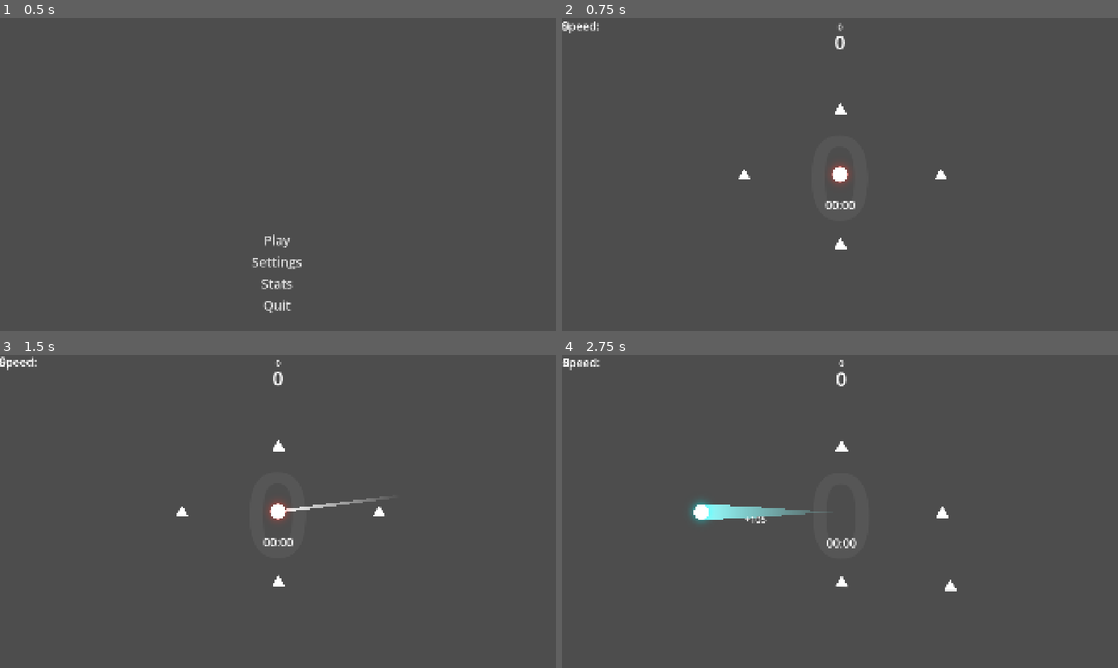
Above: before the commit, frames 1-4 (two rows, left to right).
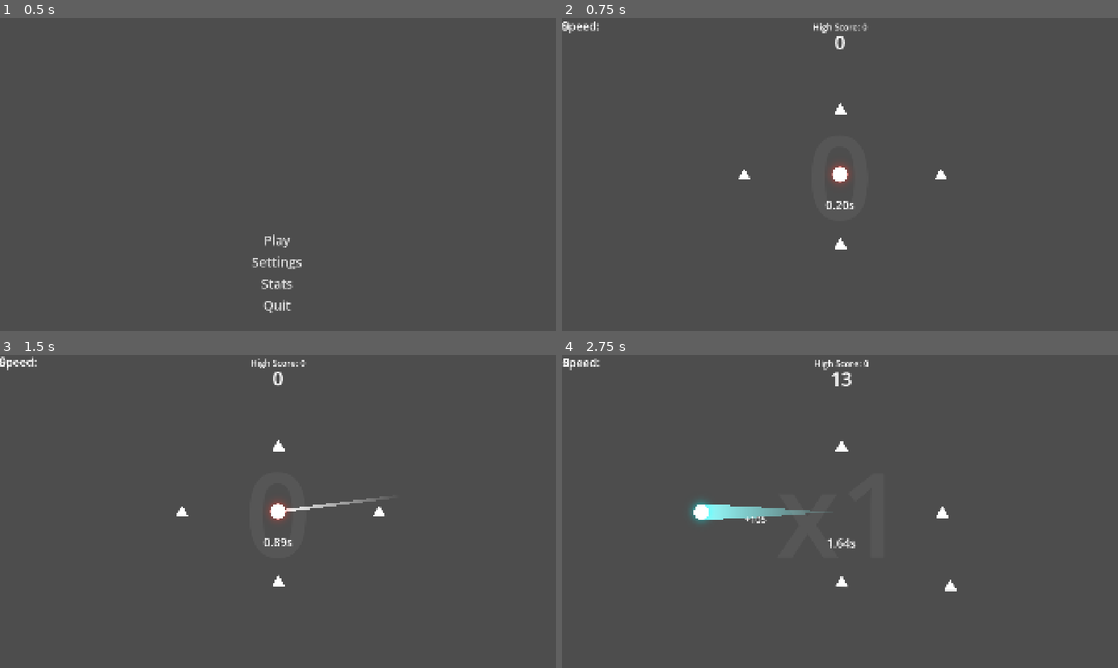
Above: after the commit, the same moments.

Repository: Yumei1010/Ball
Game: Godot game, scene res://Scene/main_menu.tscn
Two runs of this game, one before a commit and one after it. Both use one fixed random seed, a clock stepped at 60 frames per second and the inputs below.
Inputs (mouse positions are in pixels of both pictures, inside the frame that each line leads up to):
- Up to frame 1 (0.5 s): no input
- Up to frame 2 (0.75 s): click "Play" at 0.5 s
- Up to frame 3 (1.5 s): tap Enter at 1.25 s; move the mouse to (400, 495) at 1.27 s; hold Right (ui_right) from 1.28 s (still down); click (400, 495) at 1.42 s
- Up to frame 4 (2.75 s): release Right (ui_right) at 2 s; drag from (728, 527) to (840, 511) at 2.02 s

Frame 1 is identical in both runs. In frame 2, 0.2% of the frame differs, in the area x 45-56%, y 1-62%; in frame 3, 0.2%; in frame 4, 0.4%.
Error before the commit: Parse Error: Identifier "speed_value_label" not declared in the current scope. (res://Script/UI/game_ui.gd:33)

Commit message:
fix: update_speed_label 残留在 game_ui 中引用已删除的 speed_value_label
Co-Authored-By: Claude Opus 4.7 <noreply@anthropic.com>

Diff:
--- a/Script/UI/game_ui.gd
+++ b/Script/UI/game_ui.gd
@@ -28,11 +28,7 @@
 	game_timer_label.text = "%.2fs" % new_time_float
 
 
-func update_speed_label(new_speed: float) -> void:
-	var s := new_speed / 10.0
-	speed_value_label.text = "%.0f" % s
-	var p := clampf(s / 400.0, 0.0, 1.0)
-	speed_value_label.modulate = lerp(Color.WHITE, Color("ff3b30"), p)
+func update_speed_label(_new_speed: float) -> void: pass
 
 
 func update_energy_display(total_energy: float) -> void:
